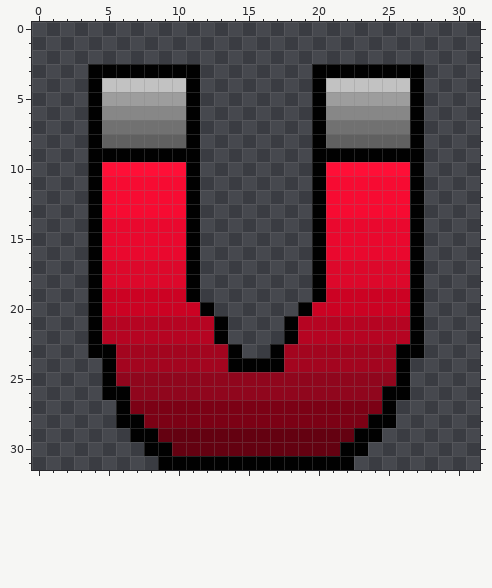
One commit to this pixel-art sprite: UpJam/resources/traps/magnetTrap.png. This is how it looked before the edit.
The file is 32x32 pixels.
Once edited:
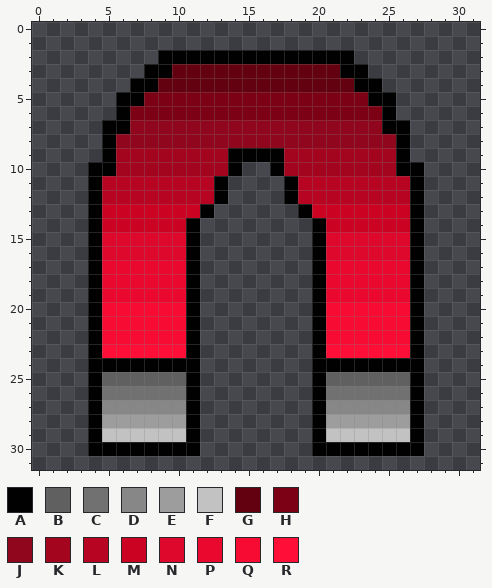
Palette (. is transparent): A #010101  B #606060  C #717171  D #878787  E #9d9d9d  F #c2c2c2  G #640111  H #7c0115  J #90061d  K #a3051f  L #b60422  M #cc0223  N #dd082b  P #ea082e  Q #f70b32  R #ff0f37
Change:
Changed rows in their new state; - is an unchanged pixel.
first column x 4:
 2 -----AAAAAAAAAAAAAA-----
 3 ....--GGGGGGGGGGGG--....
 4 ...AAGGGGGGGGGGGGGGAA...
 5 ..AAHHHHHHHHHHHHHHHHAA..
 6 ..AHHHHHHHHHHHHHHHHHHA..
 7 .AAJJJJJJJJJJJJJJJJJJAA.
 8 .AJJJJJJJJJJJJJJJJJJJJA.
 9 .-KKKKKKKKAAAAKKKKKKKK-.
10 -AKKKKKKKKA--AKKKKKKKKA-
11 -LLLLLLLLA----ALLLLLLLL-
12 -LLLLLLLLA----ALLLLLLLL-
13 -MMMMMMMA------AMMMMMMM-
14 -MMMMMM----------MMMMMM-
15 -NNNNNN----------NNNNNN-
16 -NNNNNN----------NNNNNN-
17 -PPPPPP----------PPPPPP-
18 -PPPPPP----------PPPPPP-
19 -PPPPPP----------PPPPPP-
20 -QQQQQQA.------.AQQQQQQ-
21 -QQQQQQA..----..AQQQQQQ-
22 -QQQQQQA..----..AQQQQQQ-
23 -RRRRRRA...--...ARRRRRR-
24 A-AAAAAA........AAAAAA-A
25 ABBBBBBA........ABBBBBBA
26 ACCCCCCA........ACCCCCCA
27 ADDDDDDA........ADDDDDDA
28 AEEEEEEA........AEEEEEEA
29 AFFFFFFA........AFFFFFFA
30 AAAA--AA........AA--AAAA
31 -----..............-----
